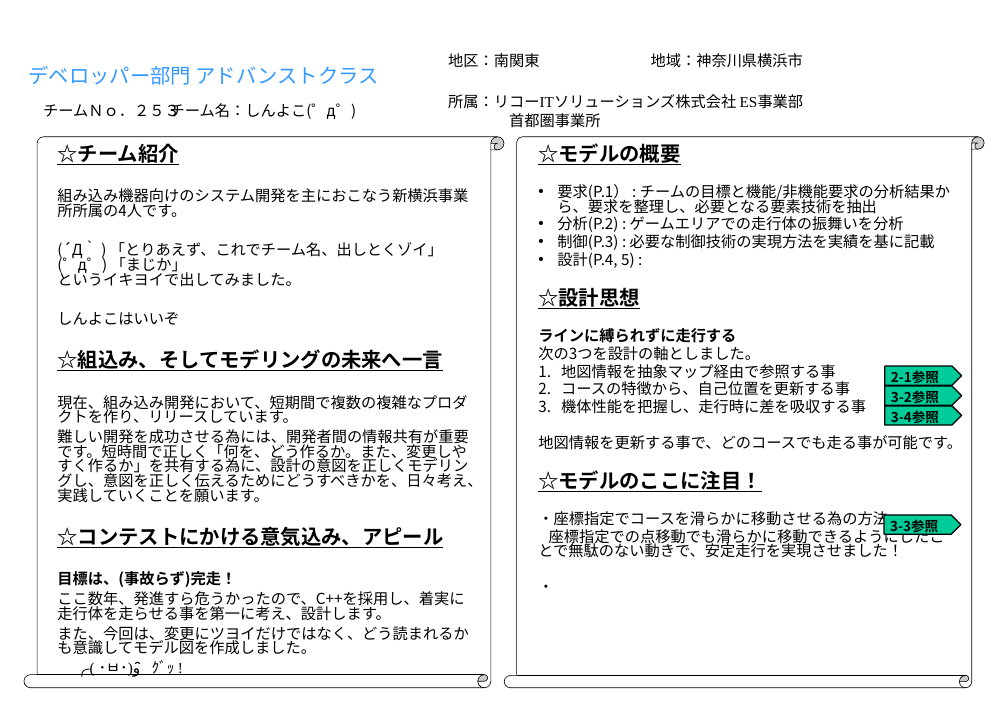
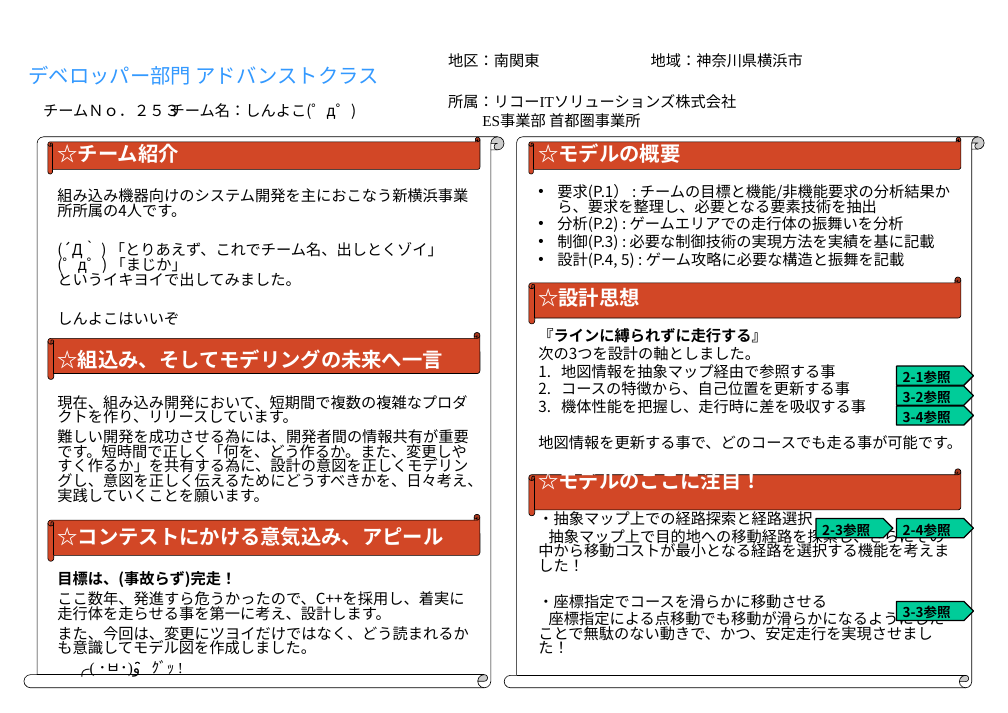
Before and after one commit to RITS-ETrobo/Yokohama, a slide deck: slide 1 of design/2016/models/concept_sheet2016_253.pptx. Drawn at 1008x713 pixels with LibreOffice and Linux fonts; fonts in the diff are those of the drawing; background and template pictures are left out. Boxes give left, top, right and bottom in pixels: in the first picture for what was removed or moved away, otherwise in the second. Text is boxed around its words. In the diff, an @@ line names an element or a change of style, - is before the commit and + after.

Commit message:
#769 コンセプトシート完成

```diff
--- a/design/2016/models/concept_sheet2016_253.pptx
+++ b/design/2016/models/concept_sheet2016_253.pptx
@@ text at (448, 94, 736, 128): text changed @@
-所属：リコーITソリューションズ株式会社 ES事業部
-首都圏事業所
+所属：リコーITソリューションズ株式会社
+ES事業部 首都圏事業所
@@ horizontal scroll added at (48, 137, 481, 174), fill #D24726, outline #000000 0.75 pt @@
@@ text at (57, 140, 443, 546): text colour #000000 to #FFFFFF, underline off in "☆チーム紹介", "☆組込み、そしてモデリングの未来へ一言", "☆コンテストにかける意気込み、アピール" @@
@@ horizontal scroll added at (529, 137, 962, 174), fill #D24726, outline #000000 0.75 pt @@
@@ text at (538, 140, 762, 490): text colour #000000 to #FFFFFF, underline off in "☆モデルの概要", "☆設計思想", "☆モデルのここに注目！" @@
@@ text at (557, 252, 905, 268): text changed @@
-• 設計(P.4, 5) :
+• 設計(P.4, 5) : ゲーム攻略に必要な構造と振舞を記載
@@ horizontal scroll added at (529, 277, 962, 324), fill #D24726, outline #000000 0.75 pt @@
@@ text at (538, 328, 767, 343): text changed @@
-ラインに縛られずに走行する
+『ラインに縛られずに走行する』
@@ horizontal scroll added at (48, 332, 481, 379), fill #D24726, outline #000000 0.75 pt @@
@@ 3 pentagon arrows: place and size @@
-3 pentagon arrows at (885, 366, 962, 425)
+3 pentagon arrows at (897, 366, 974, 425)
@@ horizontal scroll added at (529, 469, 962, 516), fill #D24726, outline #000000 0.75 pt @@
@@ text at (538, 509, 949, 654): text changed @@
-・座標指定でコースを滑らかに移動させる為の方法
-座標指定での点移動でも滑らかに移動できるようにしたことで無駄のない動きで、安定走行を実現させました！
-・
+・抽象マップ上での経路探索と経路選択
+抽象マップ上で目的地への移動経路を探索し、さらにその中から移動コストが最小となる経路を選択する機能を考えました！
+・座標指定でコースを滑らかに移動させる
+座標指定による点移動でも移動が滑らかになるようにしたことで無駄のない動きで、かつ、安定走行を実現させました！
@@ horizontal scroll added at (48, 514, 481, 561), fill #D24726, outline #000000 0.75 pt @@
@@ pentagon arrow added at (817, 518, 893, 537), fill #00CC99, outline #000000 1.5 pt, 16 pt, text #000000, bold @@
+2-3参照
@@ pentagon arrow added at (897, 518, 974, 537), fill #00CC99, outline #000000 1.5 pt, 16 pt, text #000000, bold @@
+2-4参照
@@ pentagon arrow "3-3参照": place and size @@
-pentagon arrow "3-3参照" at (884, 515, 961, 534)
+pentagon arrow "3-3参照" at (897, 601, 974, 620)
```
Also in this commit, not shown: 1 other file.
